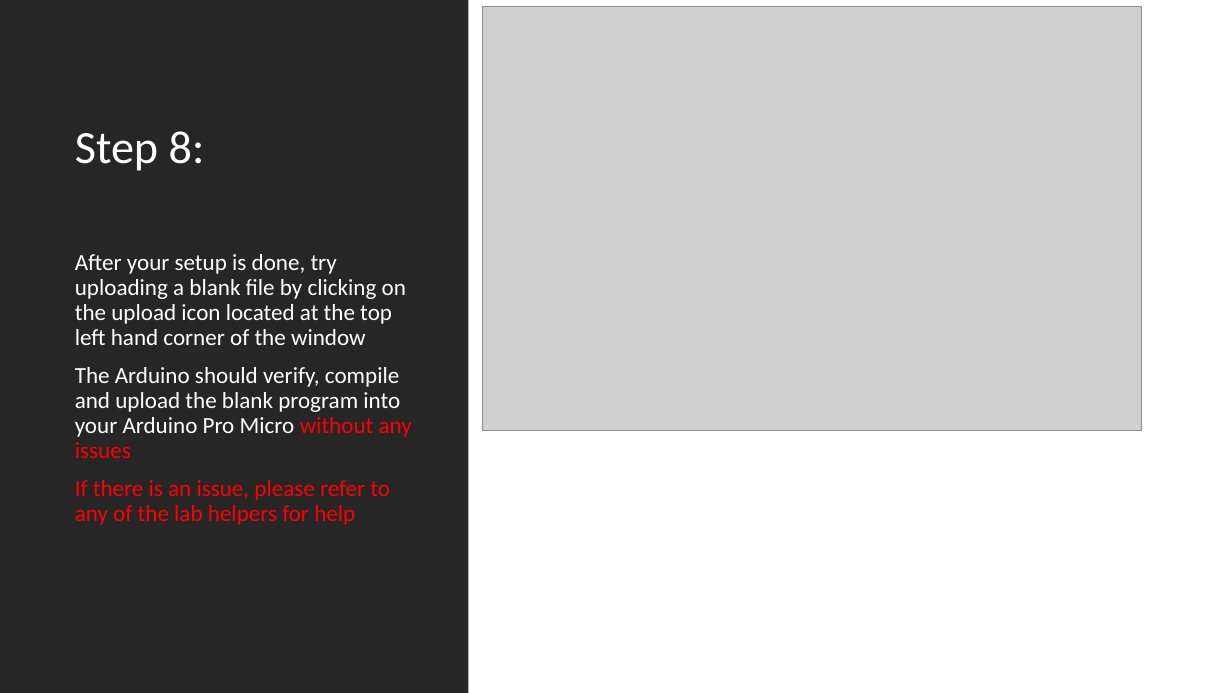
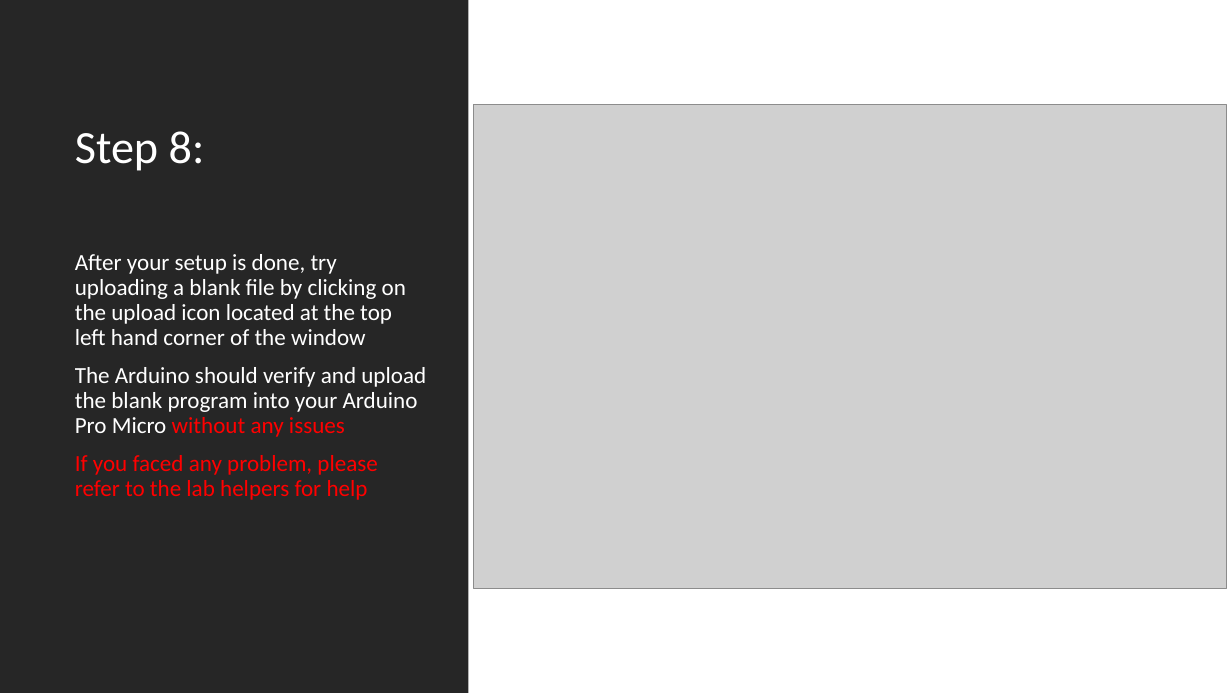
Before and after one commit to ChuaKengPeng/DIP2017, a slide deck: slide 9 of DIP_Phase_1_Lab_Manuals/Installation of Arduino Pro Micro Software.pptx. Drawn at 1232x693 pixels with LibreOffice and Linux fonts; fonts in the diff are those of the drawing; grey boxes stand for pictures. Boxes give left, top, right and bottom in pixels: in the first picture for what was removed or moved away, otherwise in the second. Text is boxed around its words. In the diff, an @@ line names an element or a change of style, - is before the commit and + after.

```diff
--- a/DIP_Phase_1_Lab_Manuals/Installation of Arduino Pro Micro Software.pptx
+++ b/DIP_Phase_1_Lab_Manuals/Installation of Arduino Pro Micro Software.pptx
@@ picture resized from (x1=482, y1=7, x2=1142, y2=432) to (x1=474, y1=104, x2=1226, y2=588) @@
@@ text at (x1=75, y1=367, x2=426, y2=500): text changed; text colour #FFFFFF to #FF0000 @@
-The Arduino should verify, compile and upload the blank program into your Arduino Pro Micro without any issues
-If there is an issue, please refer to any of the lab helpers for help
+The Arduino should verify and upload the blank program into your Arduino Pro Micro without any issues
+If you faced any problem, please refer to the lab helpers for help
```
Also in this commit, not shown: 1 other file.
